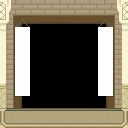
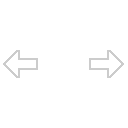
Comparing the layer stacks of the two 128×128 images. Changes:
painted on "Layer 1" over [0, 0, 128, 128]
removed layer "Layer 2" over [0, 0, 128, 128]
hid "Background", painted on it over [0, 0, 128, 128]
